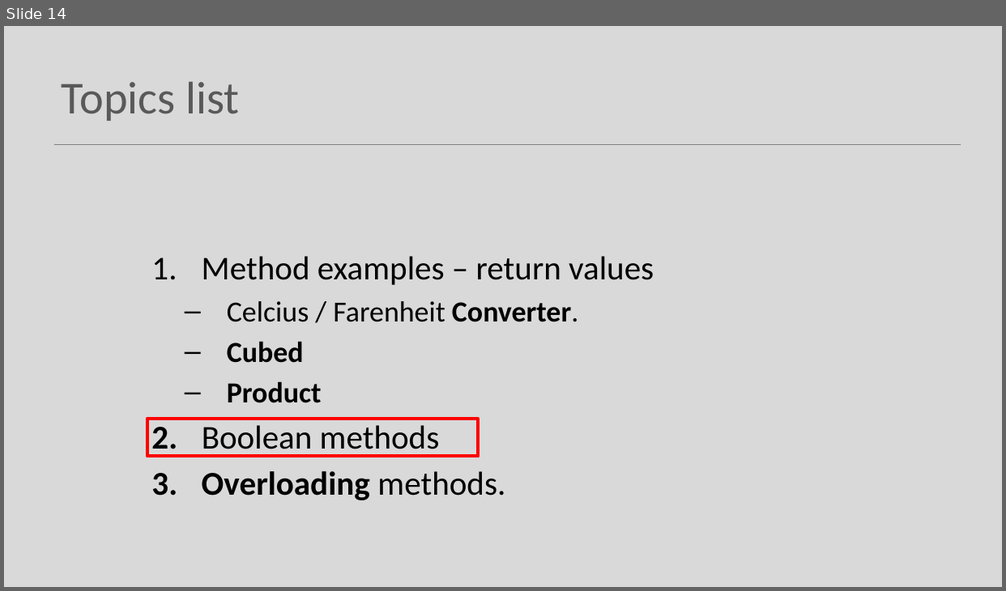
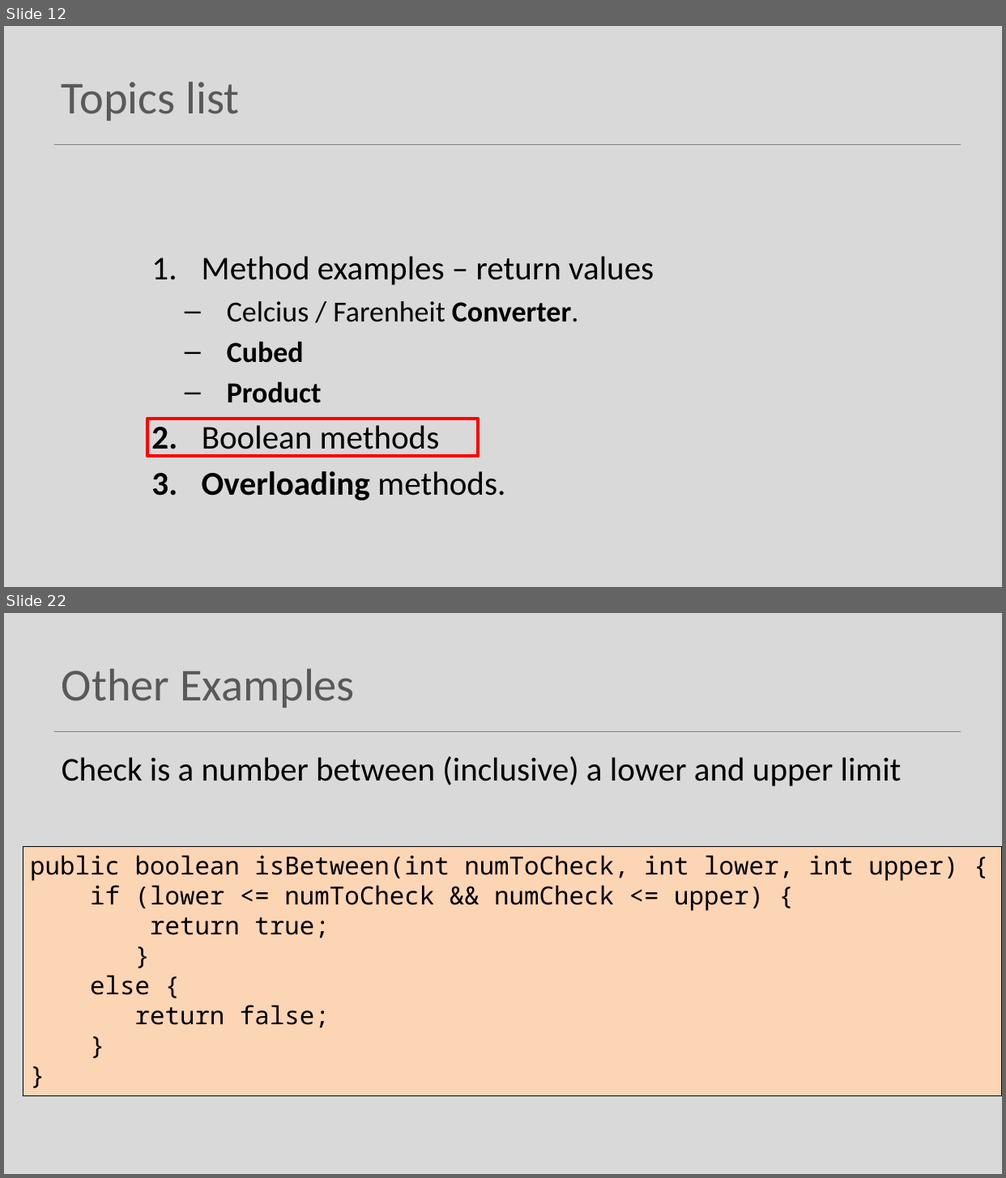
Before and after one commit to Programming-Fundamentals-SETU/prog-fund-1-sept-25, a slide deck: topic07-methods/unit-1/talk-5-more-on-methods/e-more-on-methods.pptx. Shown one above the other, each under a label of ours: slide 14 before the commit, slides 12 and 22 after it; the slides between them are not shown. The pictures are 1006x591 and 1006x1178 pixels, drawn with LibreOffice and Linux fonts; fonts in the diff are those of the drawing. Boxes give left, top, right and bottom in pixels: in the first picture for what was removed or moved away, otherwise in the second. Text is boxed around its words. In the diff, an @@ line names an element or a change of style, - is before the commit and + after.

```diff
--- a/topic07-methods/unit-1/talk-5-more-on-methods/e-more-on-methods.pptx
+++ b/topic07-methods/unit-1/talk-5-more-on-methods/e-more-on-methods.pptx
@@ slide 22 added at [4,613,1002,1174], background #D9D9D9; not listed: 1 template element that a slide beside it also shows @@
@@ title added at [62,669,355,708], 44 pt, text #595959 @@
+Other Examples
@@ text added at [62,756,901,786], 32 pt, text #000000 @@
+Check is a number between (inclusive) a lower and upper limit
@@ rectangle added at [23,846,1002,1096], fill #FCD5B5, outline #000000 0.75 pt, 24 pt, text #000000 @@
+public boolean isBetween(int numToCheck, int lower, int upper) {
+if (lower <= numToCheck && numCheck <= upper) {
+return true;
+}
+else {
+return false;
+}
+}
@@ what was slide 14 is now slide 12 @@
```
Also in this commit, not shown: 12 other slides added, 1 slide removed, 4 other files.
